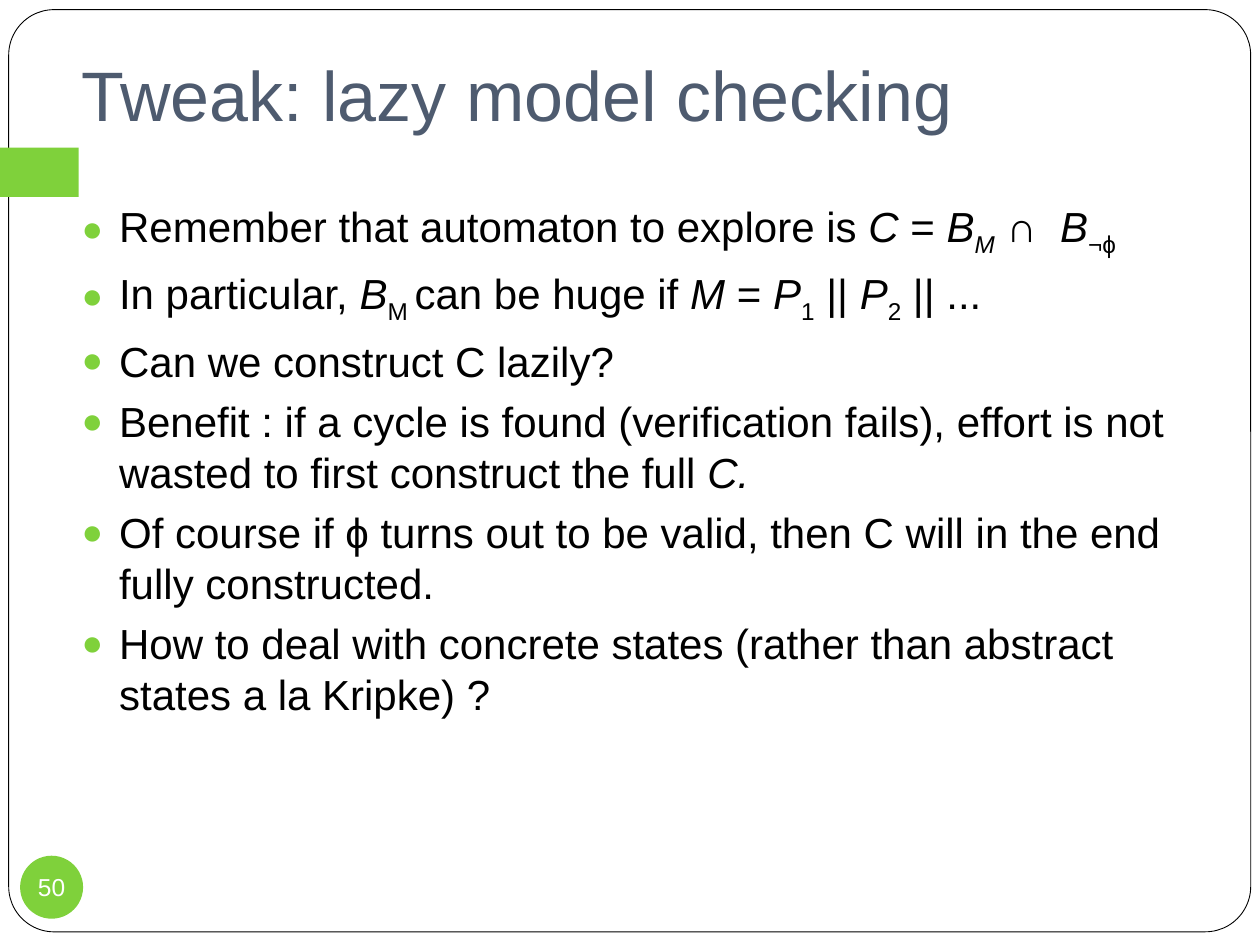
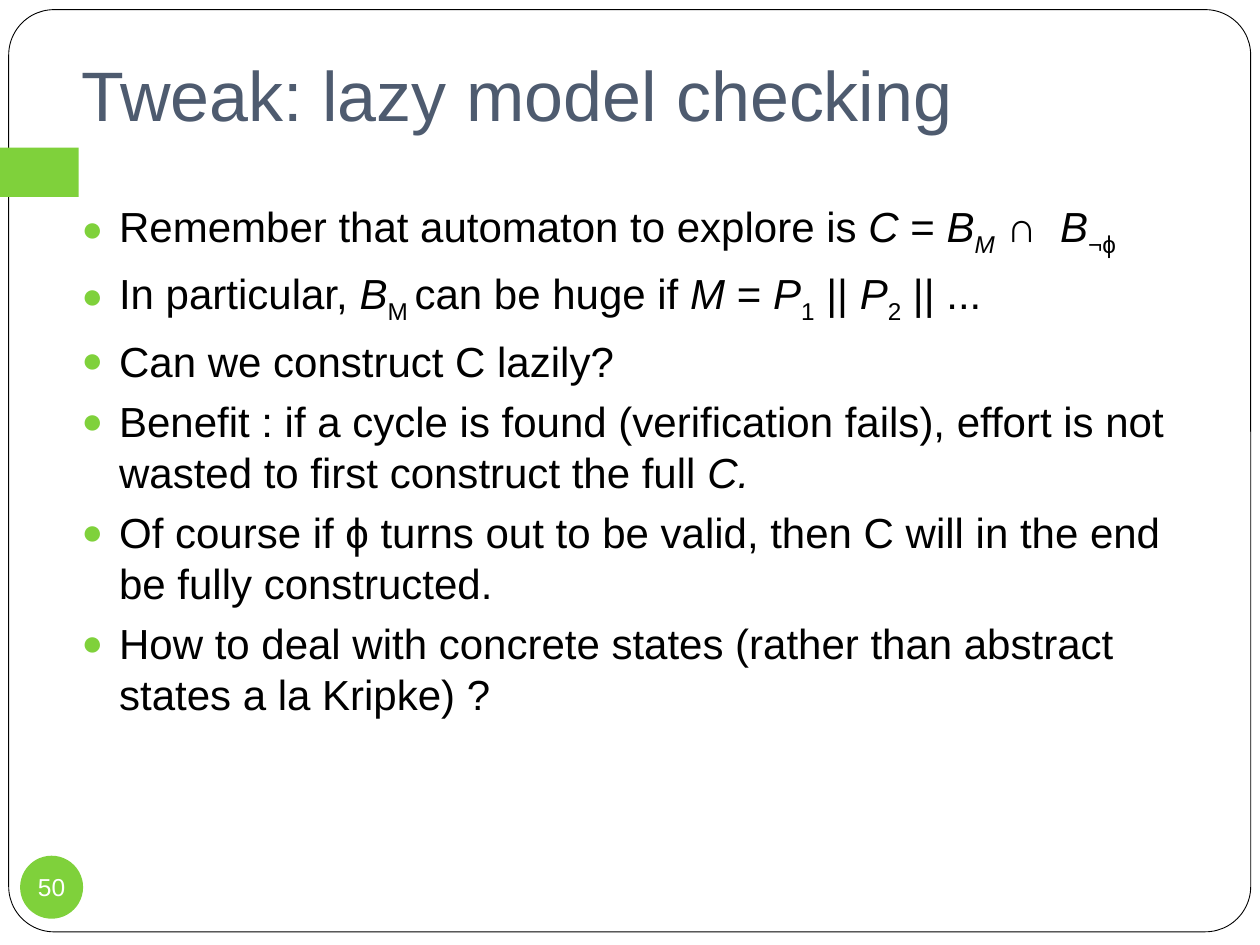
Before and after one commit to wooshrow/infopv, a slide deck: slide 50 of slides/PV_ltl.pptx. Drawn at 1260x945 pixels with LibreOffice and Linux fonts; fonts in the diff are those of the drawing. Boxes give left, top, right and bottom in pixels: in the first picture for what was removed or moved away, otherwise in the second. Text is boxed around its words. In the diff, an @@ line names an element or a change of style, - is before the commit and + after.

```diff
--- a/slides/PV_ltl.pptx
+++ b/slides/PV_ltl.pptx
@@ text at [119, 517, 1160, 607]: text changed @@
-● Of course if ϕ turns out to be valid, then C will in the end fully constructed.
+● Of course if ϕ turns out to be valid, then C will in the end be fully constructed.
```
Also in this commit, not shown: 1 other slide changed, 4 other files.
